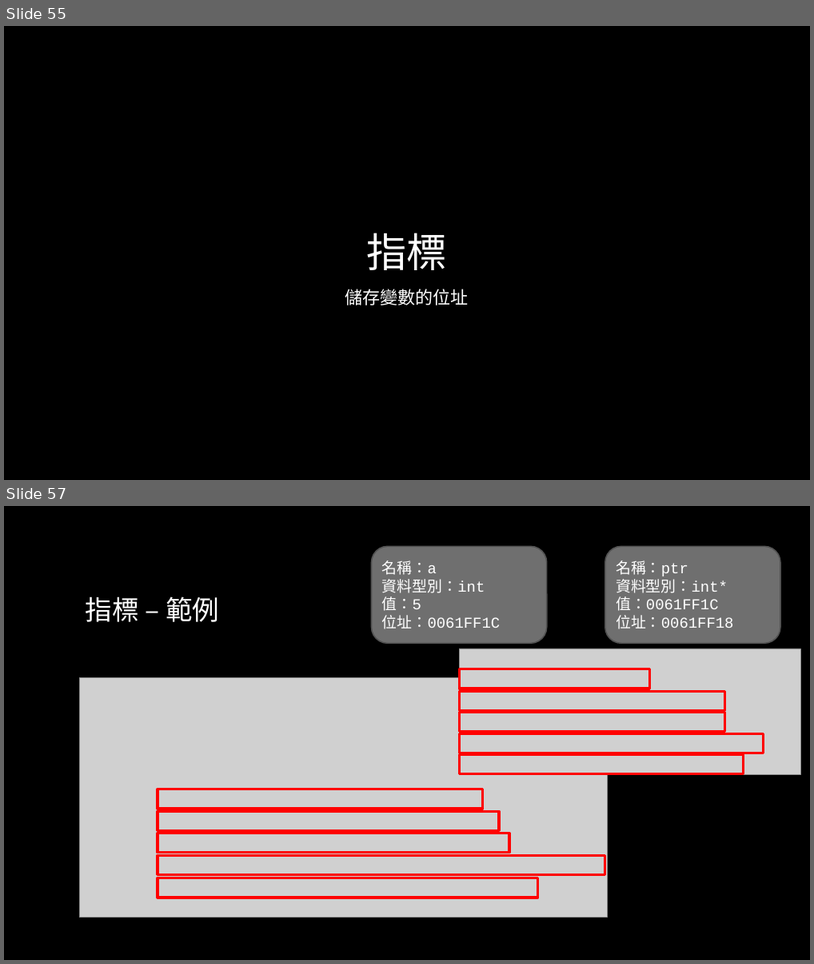
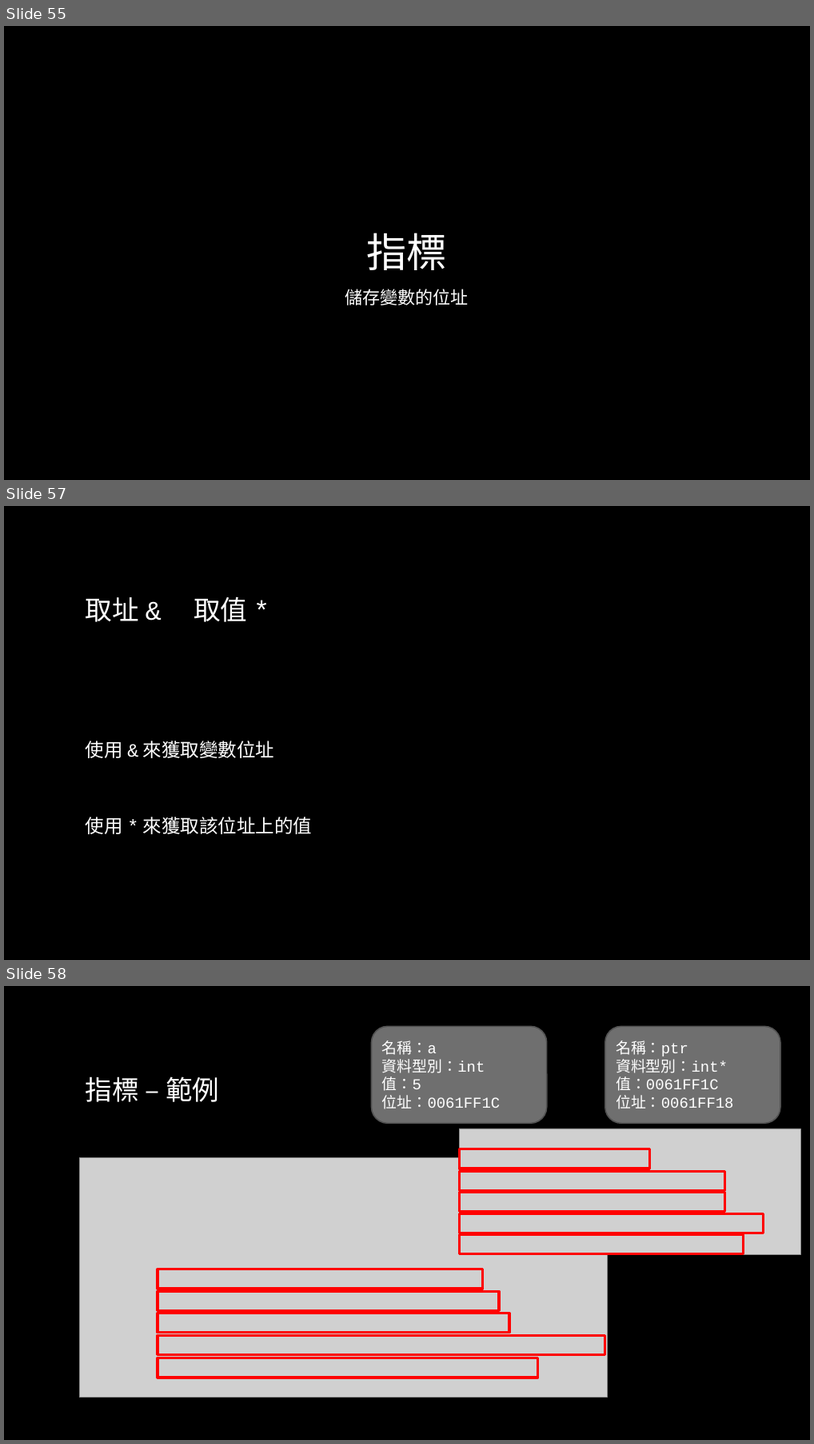
Before and after one commit to liuutin9/2023_summer_camp, a slide deck: 電機_C_Day_2.pptx. Shown one above the other, each under a label of ours: slides 55 and 57 before the commit, slides 55, 57 and 58 after it; the slides between them are not shown. The pictures are 814x964 and 814x1444 pixels, drawn with LibreOffice and Linux fonts; fonts in the diff are those of the drawing; grey boxes stand for pictures; background and template pictures are left out. Boxes give left, top, right and bottom in pixels: in the first picture for what was removed or moved away, otherwise in the second. Text is boxed around its words. In the diff, an @@ line names an element or a change of style, - is before the commit and + after.

```diff
--- a/電機_C_Day_2.pptx
+++ b/電機_C_Day_2.pptx
@@ slide 57 added at <box>4,506,810,960</box>, background picture (left out) @@
@@ title added at <box>86,596,247,622</box>, 32 pt, text gradient #FFFFFF to #A6A6A6 @@
+取址 & 取值 *
@@ text added at <box>86,740,313,834</box>, 28 pt, text gradient #FFFFFF to #BFBFBF, small capitals @@
+使用 & 來獲取變數位址
+使用 * 來獲取該位址上的值
@@ what was slide 57 is now slide 58 @@
```
Also in this commit, not shown: 3 slides changed.
